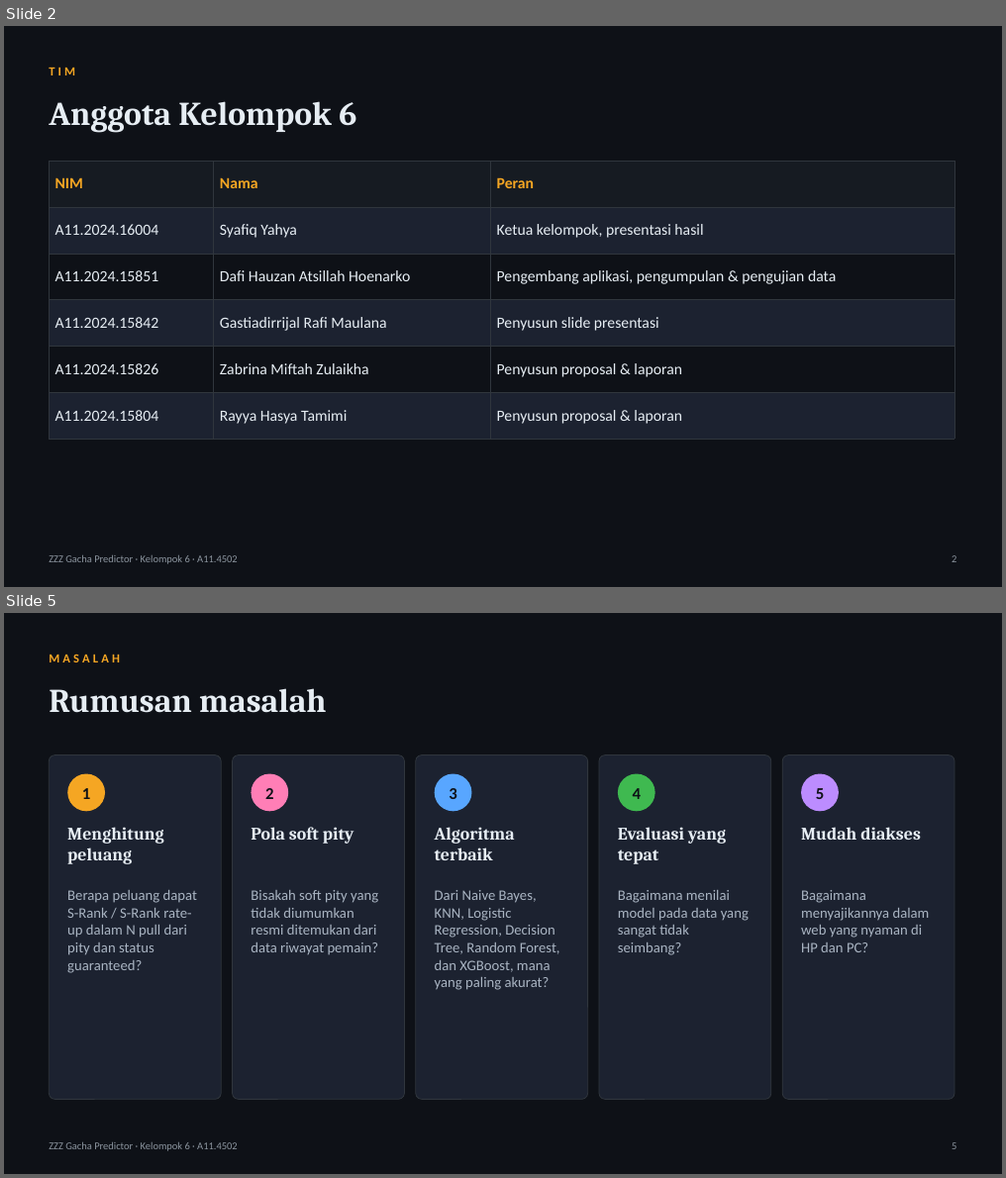
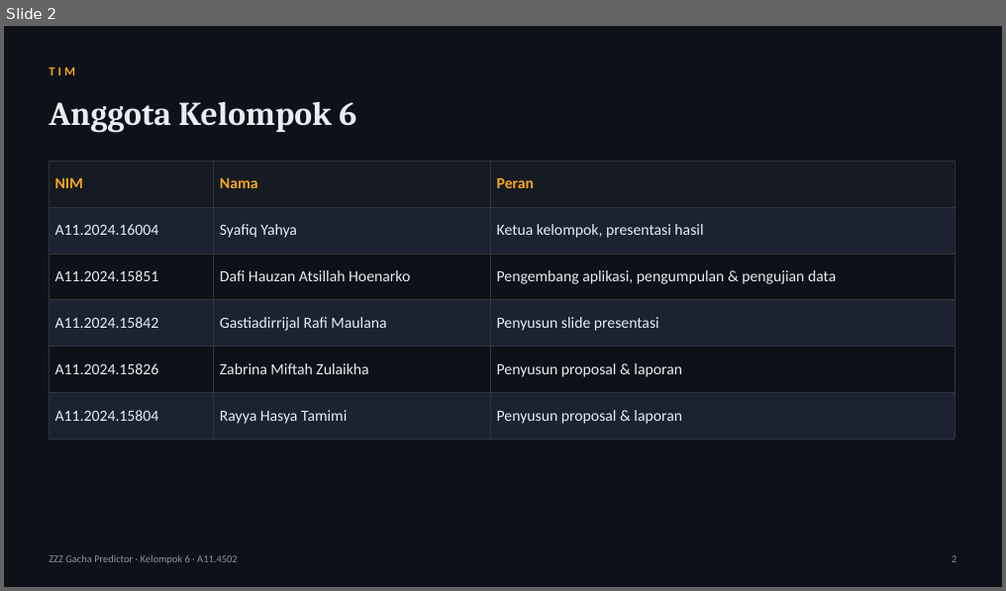
Before and after one commit to tehgeii/project-data-mining, a slide deck: docs/tugas/UTS_Slide_Kelompok6_A11.4502.pptx. Shown one above the other, each under a label of ours: slides 2 and 5 before the commit, slide 2 after it; the slides between them are not shown. The pictures are 1006x1178 and 1006x591 pixels, drawn with LibreOffice and Linux fonts; fonts in the diff are those of the drawing. Boxes give left, top, right and bottom in pixels: in the first picture for what was removed or moved away, otherwise in the second. Text is boxed around its words. In the diff, an @@ line names an element or a change of style, - is before the commit and + after.

Commit message:
Ringkas slide UTS jadi 11 slide sesuai proposal kelompok dan batas video 5-10 menit
Judul, rumusan masalah, penelitian terdahulu, kebaruan, data, metode, dan hasil
yang diharapkan di slide UTS kini mengikuti proposal UTS yang dikumpulkan
kelompok. Naskah pembicara sekitar 9,5 menit sesuai panduan UTS dari dosen.
Panduan pengumpulan ikut diperbarui: ketentuan proposal .docx, slide .pptx,
video 5-10 menit, dan PDF proposal maksimal 5 MB untuk Kulino.

```diff
--- a/docs/tugas/UTS_Slide_Kelompok6_A11.4502.pptx
+++ b/docs/tugas/UTS_Slide_Kelompok6_A11.4502.pptx
@@ slide 5 removed at <box>4,613,1002,1174</box>, background #0E1117 @@
@@ text removed at <box>49,654,120,663</box> @@
-MASALAH
@@ text removed at <box>49,688,326,713</box> @@
-Rumusan masalah
@@ rounded rectangle removed at <box>49,756,221,1100</box> @@
@@ rounded rectangle removed at <box>233,756,405,1100</box> @@
@@ rounded rectangle removed at <box>416,756,588,1100</box> @@
@@ rounded rectangle removed at <box>599,756,771,1100</box> @@
@@ rounded rectangle removed at <box>782,756,954,1100</box> @@
@@ ellipse removed at <box>67,774,105,811</box> @@
@@ text removed at <box>82,788,90,799</box> @@
-1
@@ ellipse removed at <box>252,774,288,811</box> @@
@@ text removed at <box>265,788,273,799</box> @@
-2
@@ ellipse removed at <box>435,774,472,811</box> @@
@@ text removed at <box>449,788,456,799</box> @@
-3
@@ ellipse removed at <box>618,774,655,811</box> @@
@@ text removed at <box>633,788,641,799</box> @@
-4
@@ ellipse removed at <box>801,774,839,811</box> @@
@@ text removed at <box>816,788,824,799</box> @@
-5
@@ text removed at <box>67,827,164,864</box> @@
-Menghitung peluang
@@ text removed at <box>251,827,354,844</box> @@
-Pola soft pity
@@ text removed at <box>435,827,515,861</box> @@
-Algoritma terbaik
@@ text removed at <box>618,827,726,864</box> @@
-Evaluasi yang tepat
@@ text removed at <box>801,827,921,840</box> @@
-Mudah diakses
@@ text removed at <box>67,890,197,973</box> @@
-Berapa peluang dapat S-Rank / S-Rank rate-up dalam N pull dari pity dan status guaranteed?
@@ text removed at <box>251,890,379,956</box> @@
-Bisakah soft pity yang tidak diumumkan resmi ditemukan dari data riwayat pemain?
@@ text removed at <box>435,890,560,990</box> @@
-Dari Naive Bayes, KNN, Logistic Regression, Decision Tree, Random Forest, dan XGBoost, mana yang paling akurat?
@@ text removed at <box>618,890,748,956</box> @@
-Bagaimana menilai model pada data yang sangat tidak seimbang?
@@ text removed at <box>801,890,930,953</box> @@
-Bagaimana menyajikannya dalam web yang nyaman di HP dan PC?
@@ text removed at <box>49,1143,238,1152</box> @@
-ZZZ Gacha Predictor · Kelompok 6 · A11.4502
@@ text removed at <box>951,1143,956,1150</box> @@
-5
```
Also in this commit, not shown: 3 slides changed, 6 slides added, 13 other slides removed, 2 other files.
